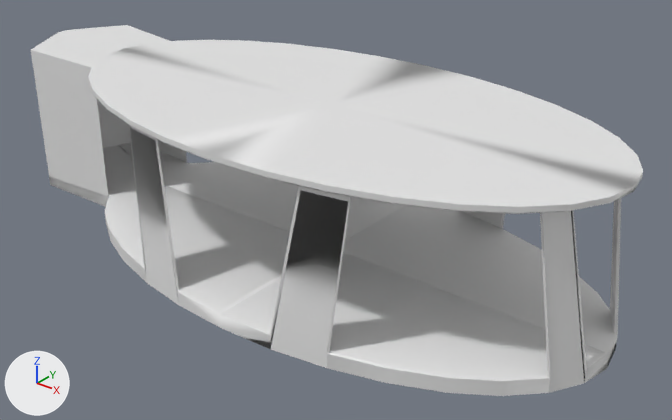
Renders of the FBX model MiniJAM151/Assets/3D assets/Level/Main/Submarine Interior main.fbx from each side of a commit.
Both versions are drawn from a camera (50 mm lens) standing at (10.28, -10.13, 6.14) and looking at (1.96, 0.26, -0.3). Lighting does not change. The marker at lower left points along +X, +Y and +Z. Where no turn or scale is listed for an object, it has been applied to the vertices.

Names of what the first picture shows: 'Main'.
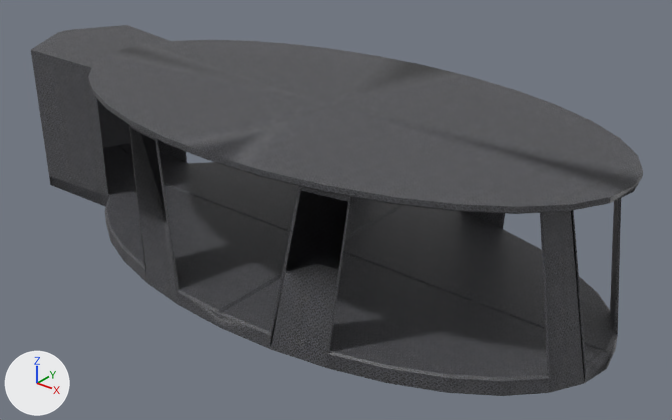
The change, as JSON lines over the scene's bpy script:
```json
{"op": "add", "block": "img_metal_floorc_png", "code": ["img_metal_floorc_png = load_image('metal floorC.png', 'metal floorC.png', 256, 256, 'sRGB')"]}
{"op": "add", "block": "mat_material", "code": ["mat_material = principled_material('Material')", "mat_material.texture = img_metal_floorc_png"]}
{"block": "me_circle", "where": "me_circle.from_pydata(...)  # 278 vertices, 237 faces; spans x -6.37..4.66, y -2.47..2.47, z -1.08..1.59"}
{"op": "add", "block": "me_circle", "code": "me_circle.materials.append(mat_material)  # picture img_metal_floorc_png"}
```

Location of each change, [x1, y1, x2, y2] in pixels of the pictures (672 x 420 px):
```json
{"object": "Main", "change": "recoloured", "before": [31, 25, 643, 396], "after": [31, 25, 643, 396], "on screen": "white to grey"}
```
